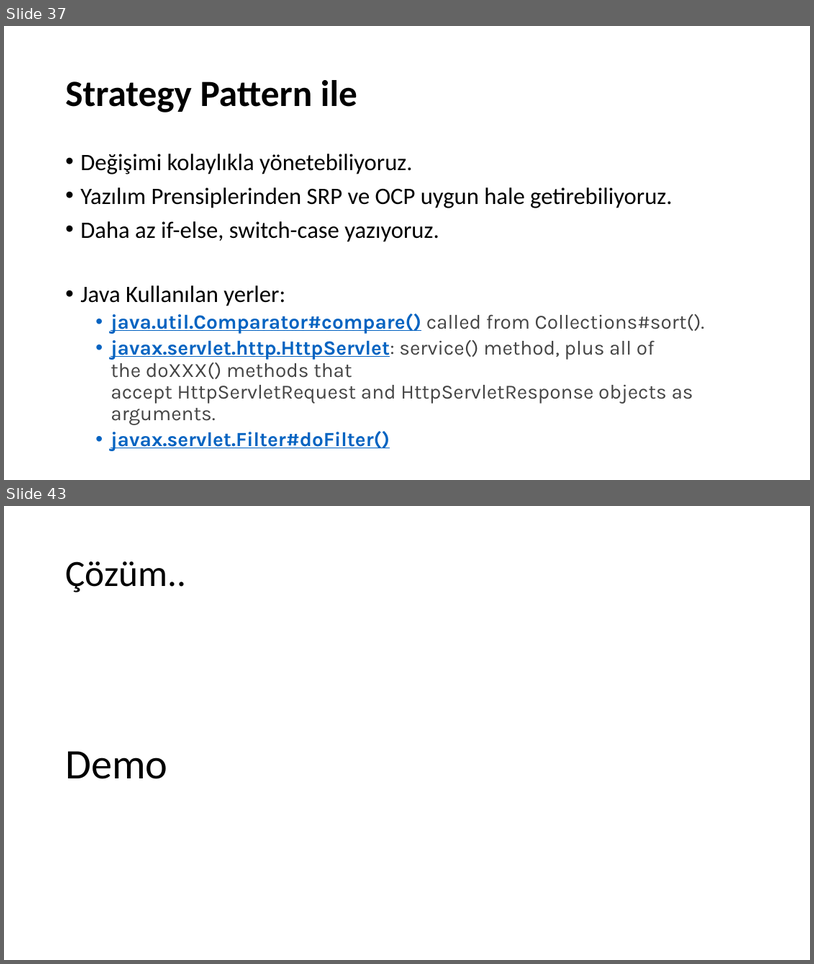
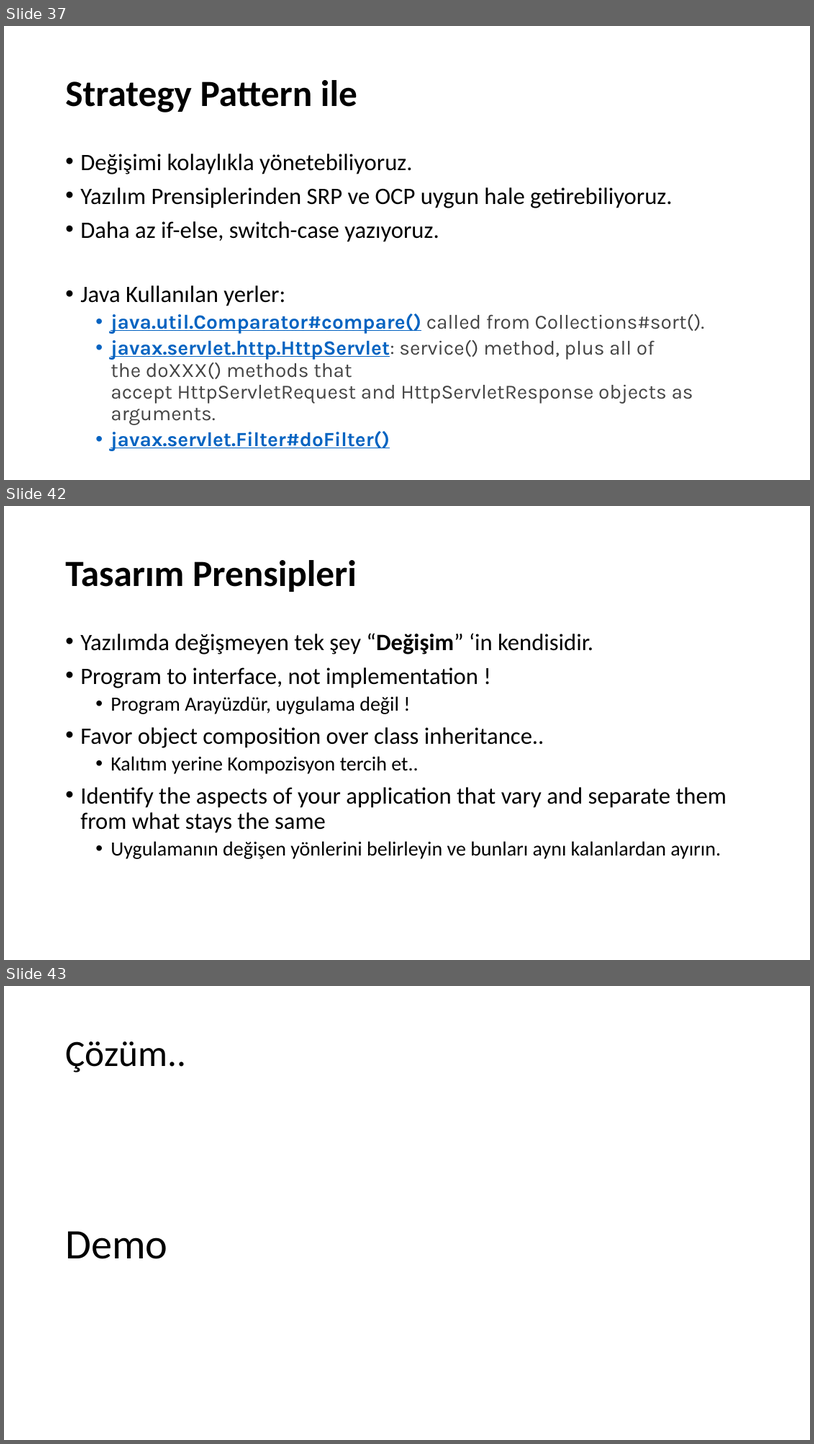
Before and after one commit to umiitkose/DesignPattern-Umiitkose, a slide deck: Tasarımdesenleri.pptx. Shown one above the other, each under a label of ours: slides 37 and 43 before the commit, slides 37, 42 and 43 after it; the slides between them are not shown. The pictures are 814x964 and 814x1444 pixels, drawn with LibreOffice and Linux fonts; fonts in the diff are those of the drawing. Boxes give left, top, right and bottom in pixels: in the first picture for what was removed or moved away, otherwise in the second. Text is boxed around its words. In the diff, an @@ line names an element or a change of style, - is before the commit and + after.

```diff
--- a/Tasarımdesenleri.pptx
+++ b/Tasarımdesenleri.pptx
@@ slide 42 added at <box>4,506,810,960</box>, background #FFFFFF @@
@@ title added at <box>65,560,357,592</box>, 44 pt, text #000000, bold @@
+Tasarım Prensipleri
@@ text added at <box>80,633,727,859</box>, 28 pt, text #000000 @@
+• Yazılımda değişmeyen tek şey “Değişim” ‘in kendisidir.
+• Program to interface, not implementation !
+  • Program Arayüzdür, uygulama değil !
+• Favor object composition over class inheritance..
+  • Kalıtım yerine Kompozisyon tercih et..
+• Identify the aspects of your application that vary and separate them from what stays the same
+  • Uygulamanın değişen yönlerini belirleyin ve bunları aynı kalanlardan ayırın.
```
Also in this commit, not shown: 21 other slides added.
